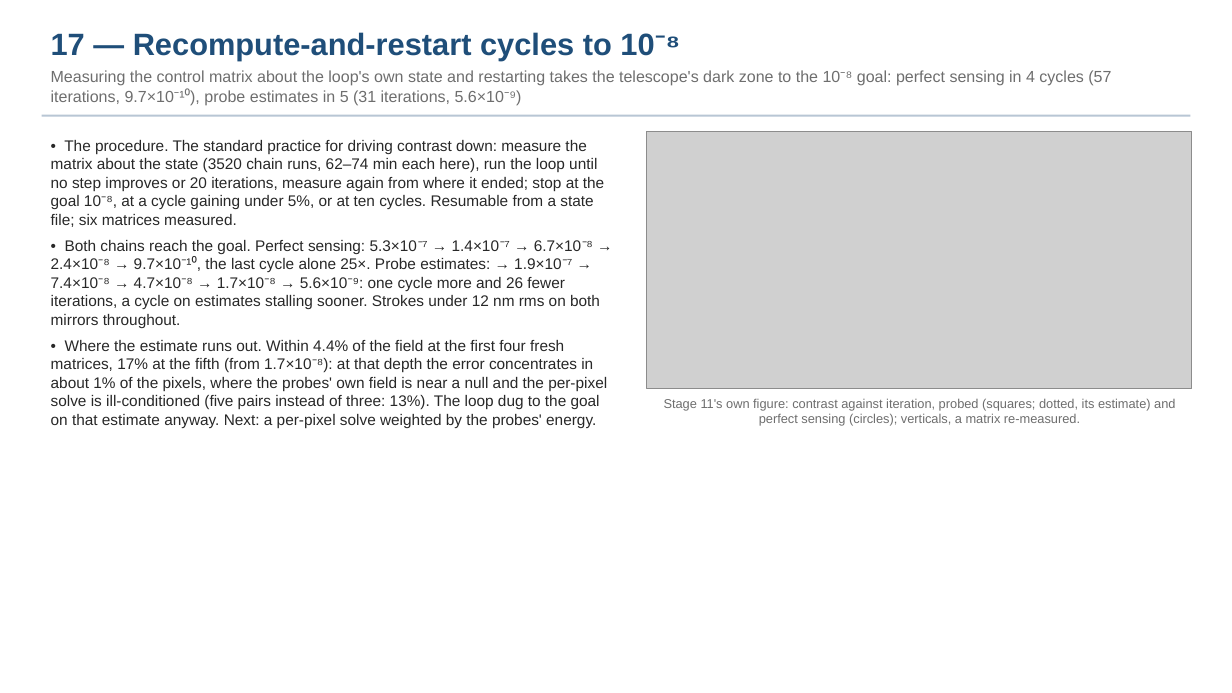
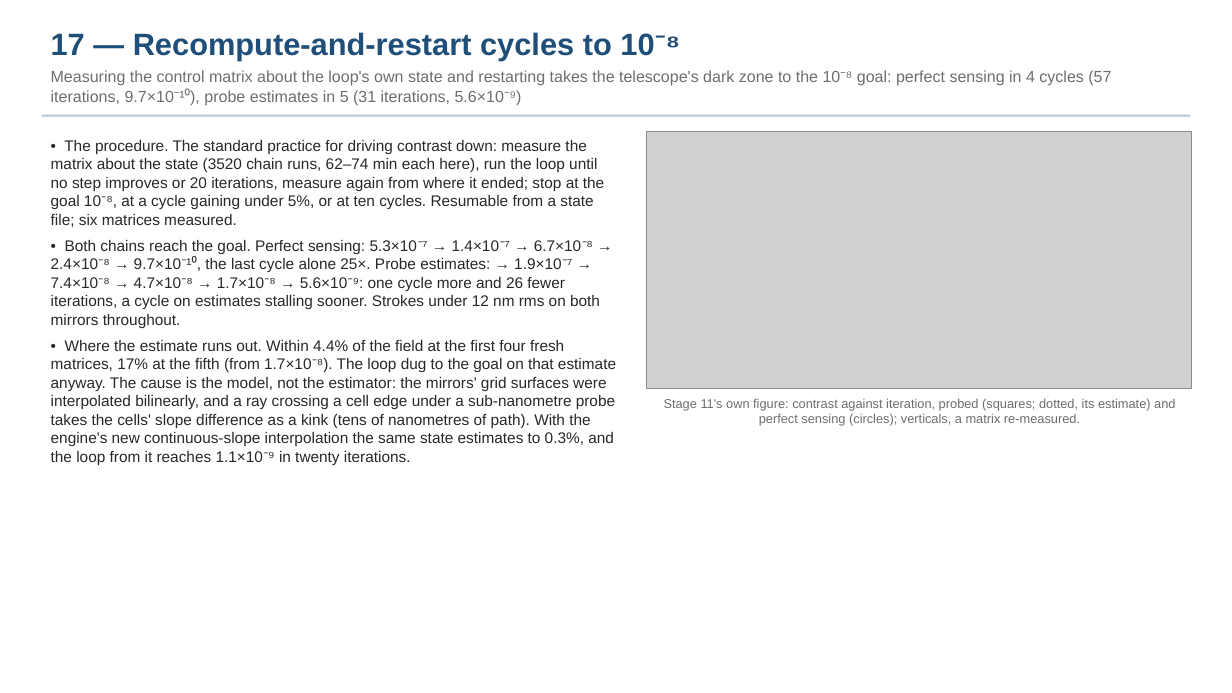
Before and after one commit to nasa-jpl/MACOS_resources, a slide deck: slide 18 of mmacos/templates/30_instruments/bench_ctb/deck_ctb.pptx. Drawn at 1232x693 pixels with LibreOffice and Linux fonts; fonts in the diff are those of the drawing; grey boxes stand for pictures. Boxes give left, top, right and bottom in pixels: in the first picture for what was removed or moved away, otherwise in the second. Text is boxed around its words. In the diff, an @@ line names an element or a change of style, - is before the commit and + after.

```diff
--- a/mmacos/templates/30_instruments/bench_ctb/deck_ctb.pptx
+++ b/mmacos/templates/30_instruments/bench_ctb/deck_ctb.pptx
@@ text at bbox=[51, 340, 616, 465]: text changed @@
-• Where the estimate runs out. Within 4.4% of the field at the first four fresh matrices, 17% at the fifth (from 1.7×10⁻⁸): at that depth the error concentrates in about 1% of the pixels, where the probes' own field is near a null and the per-pixel solve is ill-conditioned (five pairs instead of three: 13%). The loop dug to the goal on that estimate anyway. Next: a per-pixel solve weighted by the probes' energy.
+• Where the estimate runs out. Within 4.4% of the field at the first four fresh matrices, 17% at the fifth (from 1.7×10⁻⁸). The loop dug to the goal on that estimate anyway. The cause is the model, not the estimator: the mirrors' grid surfaces were interpolated bilinearly, and a ray crossing a cell edge under a sub-nanometre probe takes the cells' slope difference as a kink (tens of nanometres of path). With the engine's new continuous-slope interpolation the same state estimates to 0.3%, and the loop from it reaches 1.1×10⁻⁹ in twenty iterations.
```
Also in this commit, not shown: 1 other slide changed, 1 other file.
